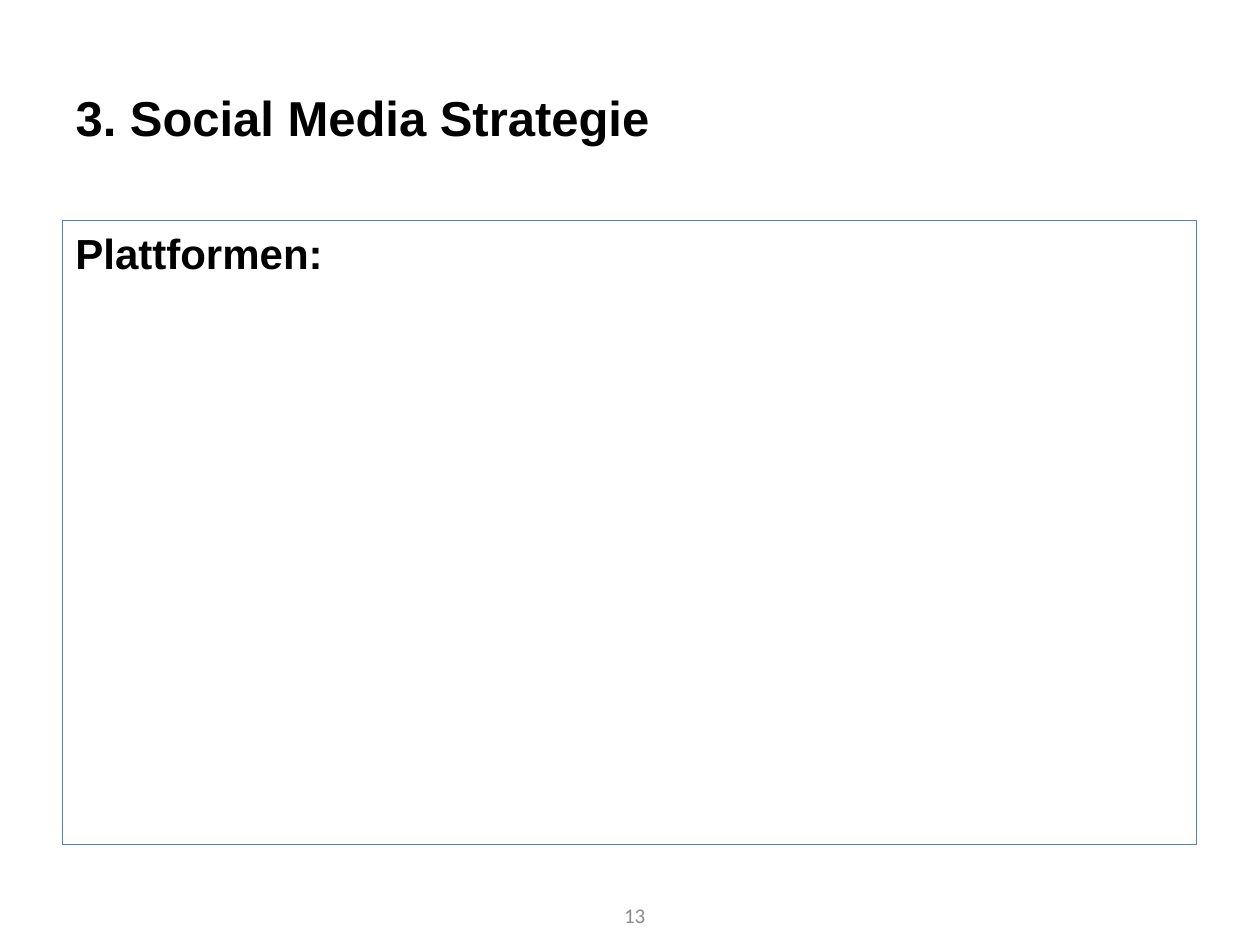
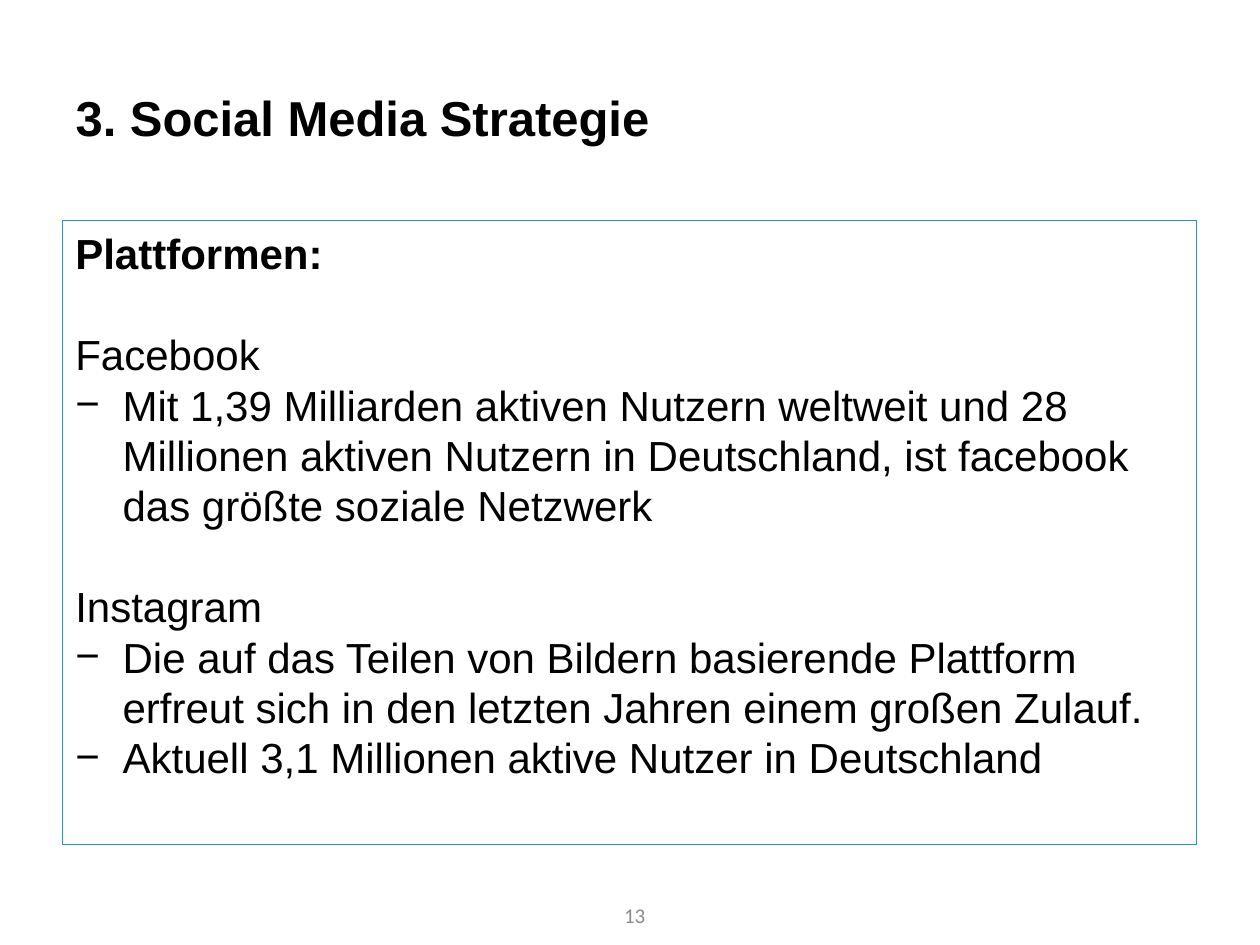
Before and after one commit to Roba1993/Happy-Hour, a slide deck: slide 13 of documents/marketing/Social Media Marketingkonzept/Marketingstrategie - Social Media (5.7).pptx. Drawn at 1260x945 pixels with LibreOffice and Linux fonts; fonts in the diff are those of the drawing. Boxes give left, top, right and bottom in pixels: in the first picture for what was removed or moved away, otherwise in the second. Text is boxed around its words. In the diff, an @@ line names an element or a change of style, - is before the commit and + after.

```diff
--- a/documents/marketing/Social Media Marketingkonzept/Marketingstrategie - Social Media (5.7).pptx
+++ b/documents/marketing/Social Media Marketingkonzept/Marketingstrategie - Social Media (5.7).pptx
@@ text at (75,339,1142,779): paragraphs added @@
+Facebook
+− Mit 1,39 Milliarden aktiven Nutzern weltweit und 28 Millionen aktiven Nutzern in Deutschland, ist facebook das größte soziale Netzwerk
+Instagram
+− Die auf das Teilen von Bildern basierende Plattform erfreut sich in den letzten Jahren einem großen Zulauf.
+− Aktuell 3,1 Millionen aktive Nutzer in Deutschland
```
Also in this commit, not shown: 1 other slide changed.
